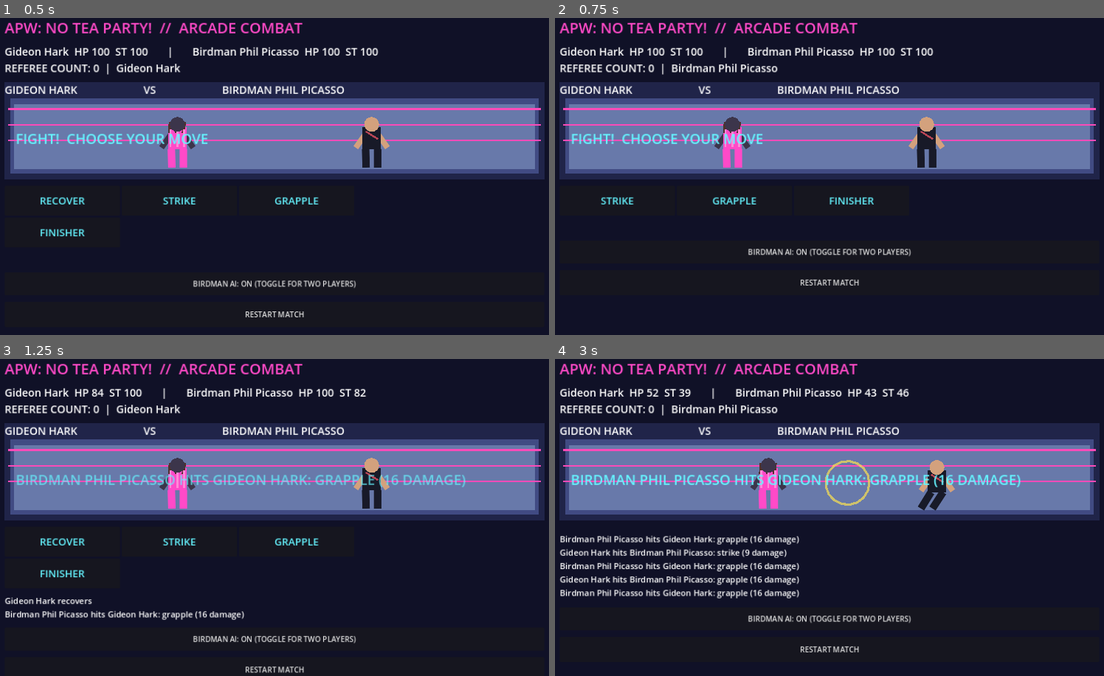
Above: before the commit, frames 1-4 (two rows, left to right).
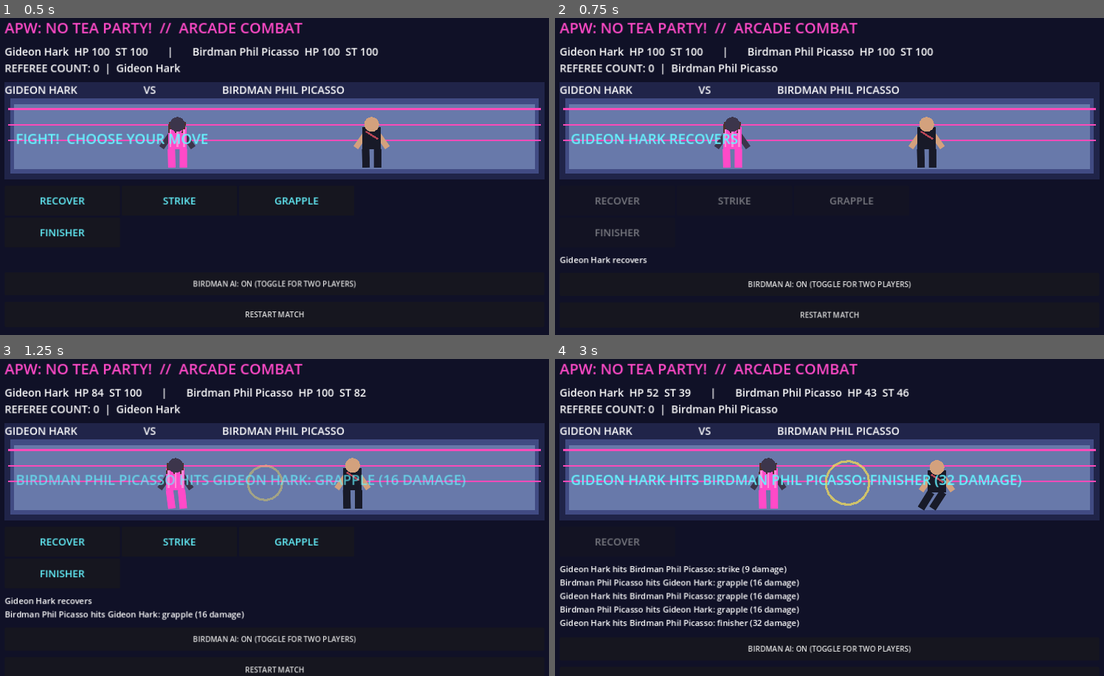
Above: after the commit, the same moments.

Repository: Cardinalrampolla/APW-NO-TEA-PARTY
Game: Godot game, scene res://combat_arcade.tscn
Two runs of this game, one before a commit and one after it. Both use one fixed random seed, a clock stepped at 60 frames per second and the inputs below.
Inputs:
- Up to frame 1 (0.5 s): no input
- Up to frame 2 (0.75 s): click "RECOVER" at 0.5 s
- Up to frame 3 (1.25 s): no input
- Up to frame 4 (3 s): click "STRIKE" at 1.25 s; click "GRAPPLE" at 2 s; click "FINISHER" at 2.75 s

Frame 1 is identical in both runs. In frame 2, 2.5% of the frame differs, in the area x 0-65%, y 36-95%; in frame 3, 1.4%; in frame 4, 7.4%, in the area x 0-85%, y 36-93%.
Error before the commit: Attempted to free a locked object (calling or emitting). (res://combat_arcade.gd:152)

Commit message:
Fix ring sizing and button lifetime; animate Birdman AI moves

Diff:
--- a/combat_arcade.gd
+++ b/combat_arcade.gd
@@ -49,8 +49,8 @@
     ring.custom_minimum_size = Vector2(0, 210)
     layout.add_child(ring)
     ring_view = RingView.new()
+    ring.add_child(ring_view)
     ring_view.set_anchors_and_offsets_preset(Control.PRESET_FULL_RECT)
-    ring.add_child(ring_view)
     ring_label = Label.new()
     ring_label.text = "GIDEON HARK                        VS                        BIRDMAN PHIL PICASSO"
     ring_label.add_theme_font_size_override("font_size", 23)
@@ -104,6 +104,7 @@
         var action: String = opponent_ai.choose_action(game)
         if action.is_empty() or not game.take_action(action):
             break
+        ring_view.play_move(action, 1, game.pin_target, game.pin_count, game.winner)
         steps += 1
 
 func _restart() -> void:
@@ -126,7 +127,6 @@
         if not is_inside_tree():
             return
         _run_ai_turns()
-        ring_view.play_move("ai", 1, game.pin_target, game.pin_count, game.winner)
         animating = false
         _refresh()
 
@@ -149,7 +149,7 @@
     ]
     for child in actions.get_children():
         actions.remove_child(child)
-        child.free()
+        child.queue_free()
     for action in game.legal_actions():
         var button := Button.new()
         button.text = action.to_upper()
